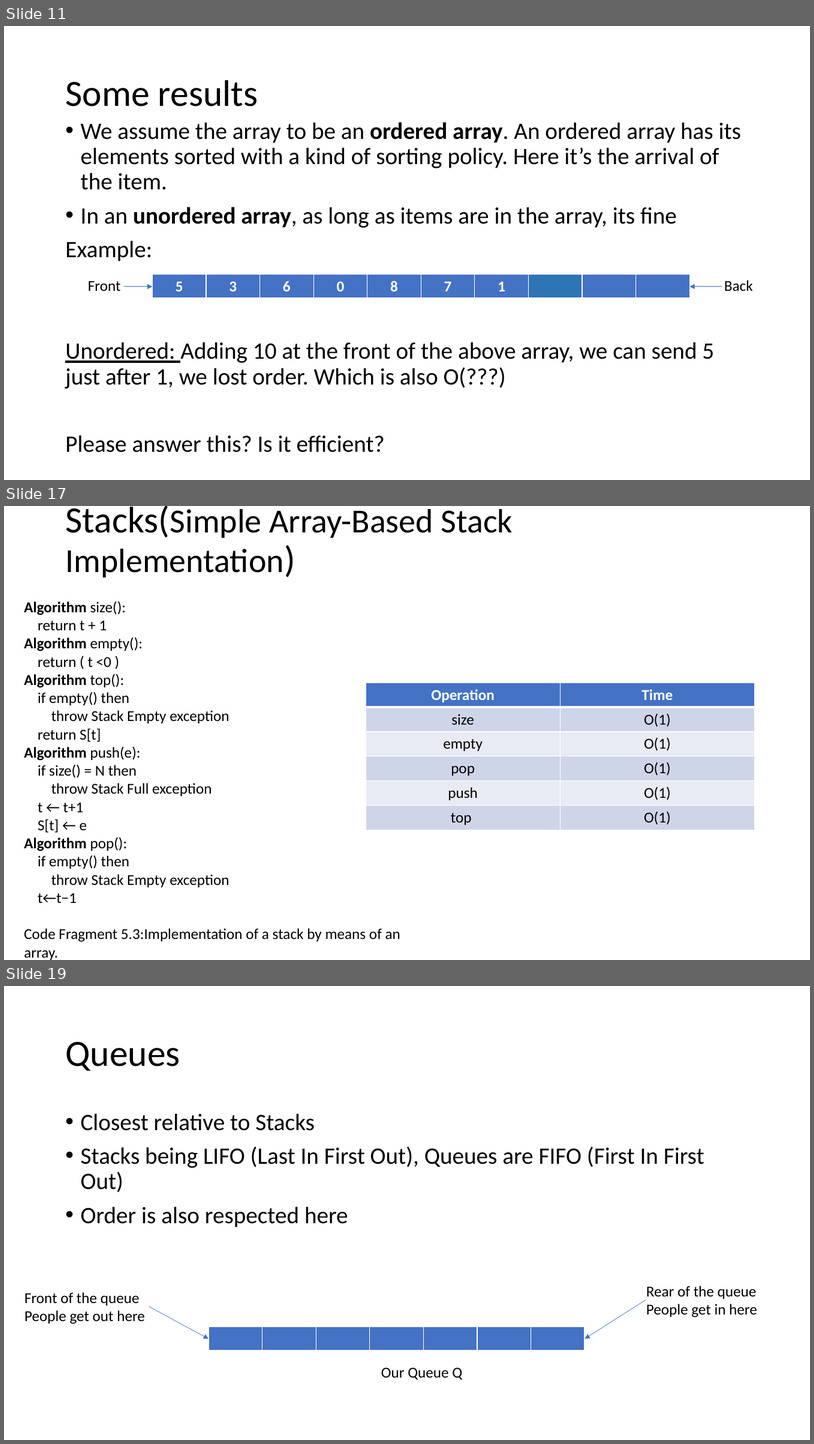
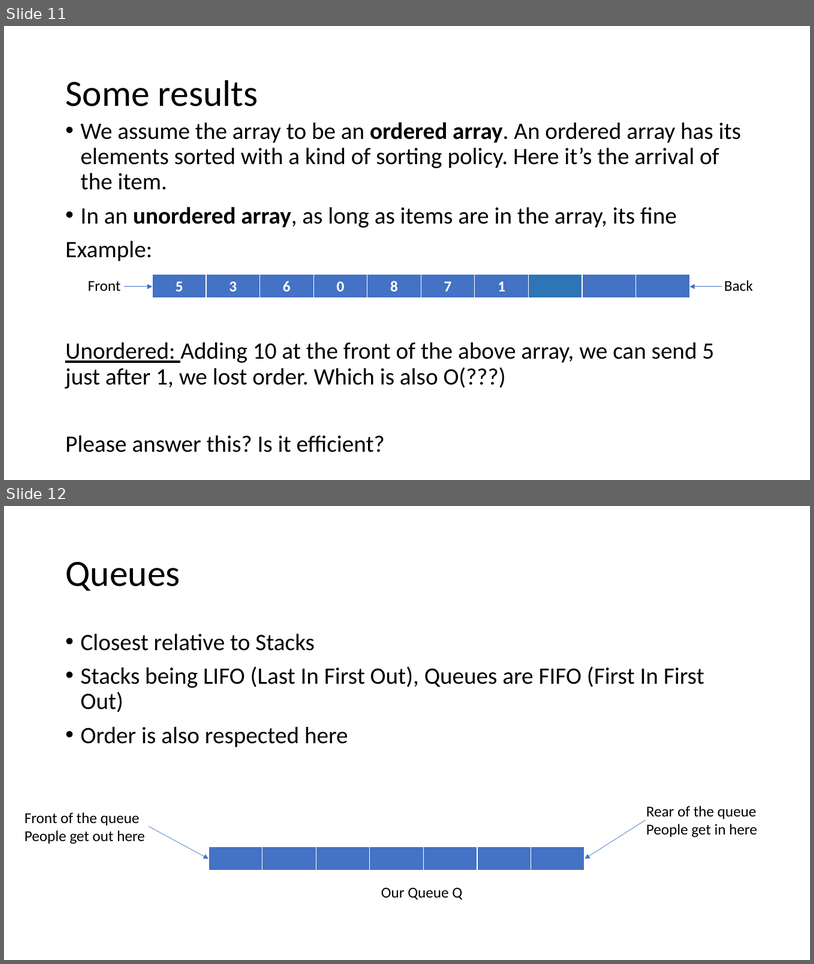
Before and after one commit to juliennyambal/COMS-1021-A-2019, a slide deck: Stacks and Queues/Queues.pptx. Shown one above the other, each under a label of ours: slides 11, 17 and 19 before the commit, slides 11 and 12 after it; the slides between them are not shown. The pictures are 814x1444 and 814x964 pixels, drawn with LibreOffice and Linux fonts; fonts in the diff are those of the drawing. Boxes give left, top, right and bottom in pixels: in the first picture for what was removed or moved away, otherwise in the second. Text is boxed around its words. In the diff, an @@ line names an element or a change of style, - is before the commit and + after.

```diff
--- a/Stacks and Queues/Queues.pptx
+++ b/Stacks and Queues/Queues.pptx
@@ slide 17 removed at [4, 506, 810, 960], background #FFFFFF @@
@@ title removed at [65, 506, 513, 577] @@
-Stacks(Simple Array-Based Stack Implementation)
@@ text removed at [24, 601, 401, 960] @@
-Algorithm size():
-return t + 1
-Algorithm empty():
-return ( t <0 )
-Algorithm top():
-if empty() then
-throw Stack Empty exception
-return S[t]
-Algorithm push(e):
-if size() = N then
-throw Stack Full exception
-t ← t+1
-S[t] ← e
-Algorithm pop():
-if empty() then
-throw Stack Empty exception
-t←t−1
-Code Fragment 5.3:Implementation of a stack by means of an array.
@@ table removed at [366, 682, 755, 829], 6 rows, 2 columns @@
-Operation | Time
-size | O(1)
-empty | O(1)
-pop | O(1)
-push | O(1)
-top | O(1)
@@ what was slide 19 is now slide 12 @@
```
Also in this commit, not shown: 1 slide changed, 2 slides added, 6 other slides removed.
